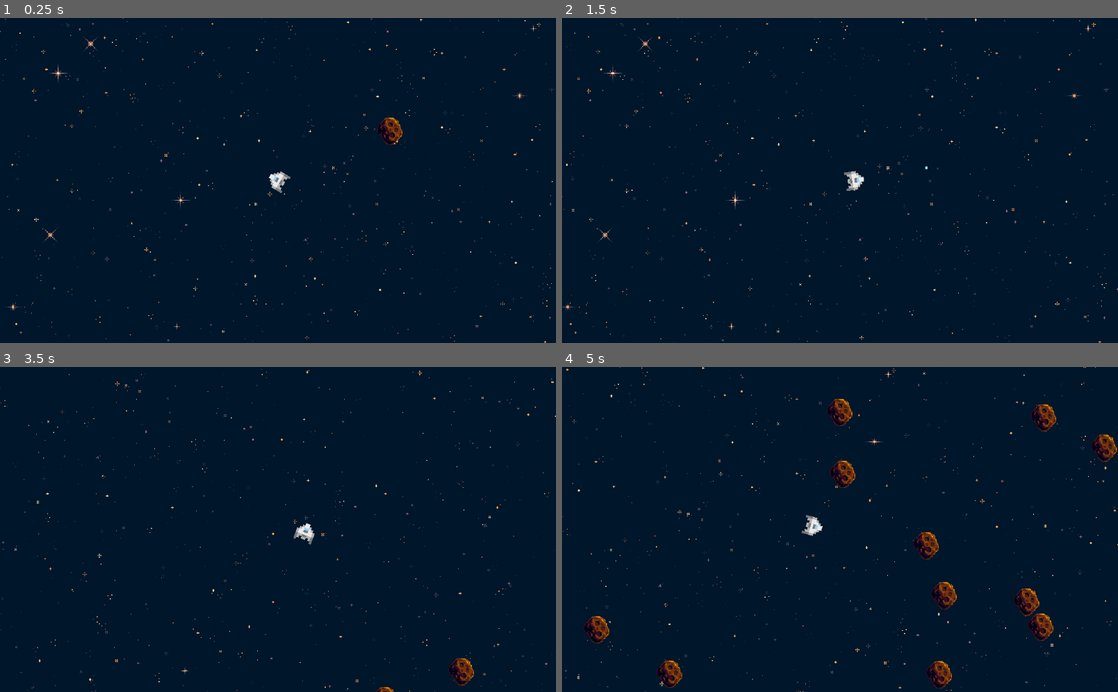
Above: before the commit, frames 1-4 (two rows, left to right).
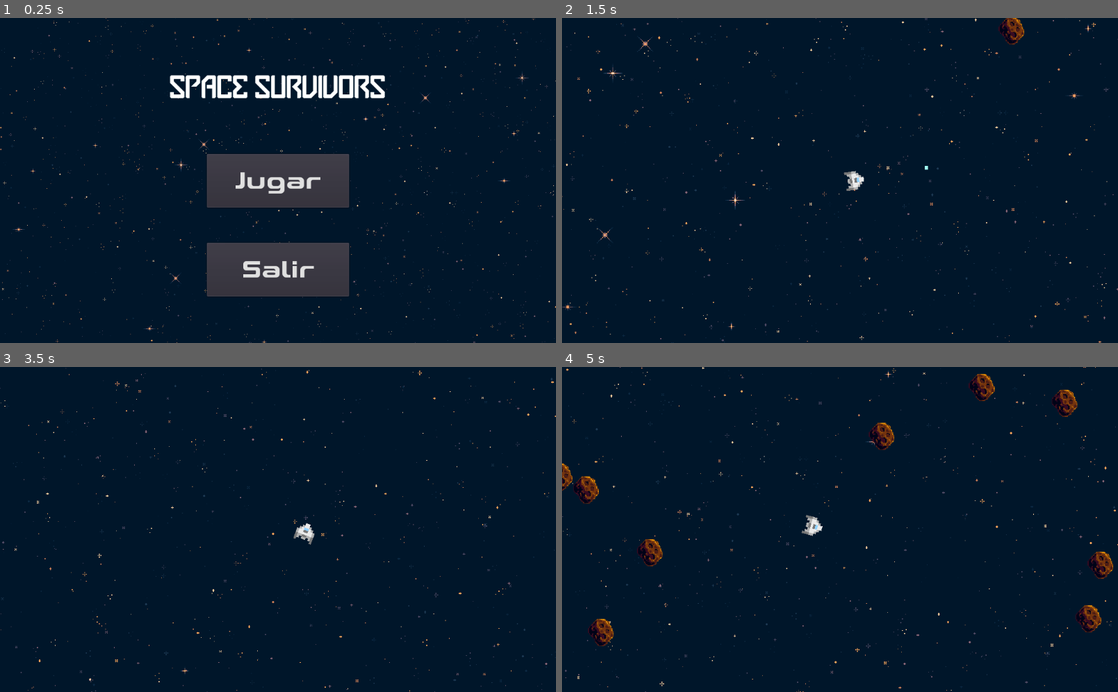
Above: after the commit, the same moments.

Repository: Bxck08/Godot_game_space
Game: Godot game, scene res://Scene/Menu.tscn
The game is run twice, just before and just after one commit, with the same random seed, the same clock (stepped at 60 frames per second) and the same inputs. Before the commit the project starts from res://Scene/Level.tscn.
Inputs (mouse positions are in pixels of both pictures, inside the frame that each line leads up to):
- Up to frame 1 (0.25 s): no input
- Up to frame 2 (1.5 s): click (840, 180) at 0.5 s, where only the run after the commit has a clickable "Jugar"; move the mouse to (962, 164) at 1.27 s; press the mouse at (962, 164) at 1.28 s; hold Right (ui_right) from 1.28 s (still down)
- Up to frame 3 (3.5 s): move the mouse to (166, 545) at 2.02 s; release Right (ui_right) at 2.03 s; release the mouse at (166, 545) at 2.03 s; hold Down (ui_down) 2.03-2.78 s; click (166, 545) at 2.1 s; move the mouse to (333, 458) at 2.77 s; press the mouse at (333, 458) at 2.78 s; hold Right (ui_right) from 2.78 s (still down)
- Up to frame 4 (5 s): move the mouse to (812, 594) at 3.52 s; release Right (ui_right) at 3.53 s; release the mouse at (812, 594) at 3.53 s; hold Up (ui_up) 3.53-4.28 s; click (812, 594) at 3.6 s; move the mouse to (1006, 578) at 4.27 s; press the mouse at (1006, 578) at 4.28 s; hold Left (ui_left) from 4.28 s (still down)

The runs differ from the first frame. In frame 1, 12% of the frame differs, in the area x 0-100%, y 0-100%; in frame 2, 0.2%; in frame 3, 0.3%; in frame 4, 4.1%.

Commit message:
Creación de un menú y corrección crash por perder la partida

Diff:
--- a/Scene/Asteroid.tscn
+++ b/Scene/Asteroid.tscn
@@ -20,10 +20,6 @@
 position = Vector2( 0, -0.5 )
 scale = Vector2( 1, 1.05 )
 
-[node name="Timer" type="Timer" parent="."]
-wait_time = 10.0
-
 [connection signal="area_entered" from="." to="." method="_on_Asteroid_area_entered"]
 [connection signal="body_entered" from="." to="." method="_on_Asteroid_body_entered"]
 [connection signal="screen_exited" from="VisibilityNotifier2D" to="." method="_on_VisibilityNotifier2D_screen_exited"]
-[connection signal="timeout" from="Timer" to="." method="_on_Timer_timeout"]
--- /dev/null
+++ b/Scene/Menu.tscn
@@ -0,0 +1,86 @@
+[gd_scene load_steps=9 format=2]
+
+[ext_resource path="res://Fonts/A-Space Bold Demo.otf" type="DynamicFontData" id=1]
+[ext_resource path="res://Scripts/Menu.gd" type="Script" id=2]
+[ext_resource path="res://Fonts/Space Crow.otf" type="DynamicFontData" id=3]
+[ext_resource path="res://Assets/Space/Space Background.png" type="Texture" id=4]
+
+[sub_resource type="DynamicFont" id=1]
+size = 44
+font_data = ExtResource( 1 )
+
+[sub_resource type="Theme" id=2]
+default_font = SubResource( 1 )
+
+[sub_resource type="DynamicFont" id=3]
+size = 62
+font_data = ExtResource( 3 )
+
+[sub_resource type="Theme" id=4]
+default_font = SubResource( 3 )
+
+[node name="Menu" type="Node2D"]
+script = ExtResource( 2 )
+
+[node name="CanvasLayer" type="CanvasLayer" parent="."]
+
+[node name="Panel" type="Panel" parent="CanvasLayer"]
+anchor_right = 1.0
+anchor_bottom = 1.0
+
+[node name="TextureRect" type="TextureRect" parent="CanvasLayer/Panel"]
+margin_right = 1920.0
+margin_bottom = 1920.0
+texture = ExtResource( 4 )
+stretch_mode = 1
+
+[node name="Play" type="Button" parent="CanvasLayer/Panel"]
+anchor_left = 0.5
+anchor_top = 0.5
+anchor_right = 0.5
+anchor_bottom = 0.5
+margin_left = -131.0
+margin_top = -49.5
+margin_right = 131.0
+margin_bottom = 49.5
+theme = SubResource( 2 )
+text = "Jugar"
+
+[node name="Quit" type="Button" parent="CanvasLayer/Panel"]
+anchor_left = 0.5
+anchor_top = 0.5
+anchor_right = 0.5
+anchor_bottom = 0.5
+margin_left = -131.0
+margin_top = 114.5
+margin_right = 131.0
+margin_bottom = 213.5
+theme = SubResource( 2 )
+text = "Salir"
+
+[node name="Control" type="Control" parent="CanvasLayer"]
+anchor_left = 0.5
+anchor_top = 0.5
+anchor_right = 0.5
+anchor_bottom = 0.5
+margin_left = -20.0
+margin_top = -187.0
+margin_right = 20.0
+margin_bottom = -147.0
+
+[node name="Label" type="Label" parent="CanvasLayer/Control"]
+anchor_left = 0.5
+anchor_top = 0.5
+anchor_right = 0.5
+anchor_bottom = 0.5
+margin_left = -226.5
+margin_top = -58.0
+margin_right = 226.5
+margin_bottom = 58.0
+theme = SubResource( 4 )
+text = "Space Survivors"
+align = 1
+valign = 1
+
+[connection signal="button_down" from="CanvasLayer/Panel/Play" to="." method="_on_Play_button_down"]
+[connection signal="button_down" from="CanvasLayer/Panel/Quit" to="." method="_on_Quit_button_down"]
--- a/Scene/Shoot.tscn
+++ b/Scene/Shoot.tscn
@@ -7,6 +7,7 @@
 extents = Vector2( 2, 2 )
 
 [node name="Shoot" type="Area2D" groups=["Shoot"]]
+scale = Vector2( 1.5, 1.5 )
 script = ExtResource( 2 )
 
 [node name="Sprite" type="Sprite" parent="."]
@@ -16,7 +17,6 @@
 region_rect = Rect2( 4, 4, 1, 1 )
 
 [node name="CollisionShape2D" type="CollisionShape2D" parent="."]
-scale = Vector2( 1, 1 )
 shape = SubResource( 1 )
 
 [node name="VisibilityNotifier2D" type="VisibilityNotifier2D" parent="."]
--- a/Scripts/Asteroid.gd
+++ b/Scripts/Asteroid.gd
@@ -15,7 +15,6 @@
 	position += velocity * speed * delta
 
 func _on_VisibilityNotifier2D_screen_exited():
-	$Timer.start()
 	queue_free()
 
 
@@ -27,7 +26,5 @@
 
 func _on_Asteroid_body_entered(body):
 	if body.is_in_group("Player"):
+		body.handle_collision_with_asteroid()
 		queue_free()
-		body.hp -= 1
-		if  body.hp == 0:
-			body.queue_free()
--- a/Scripts/EnemySpawner.gd
+++ b/Scripts/EnemySpawner.gd
@@ -32,10 +32,9 @@
 				i.spawn_delay_counter += 1
 			else:
 				i.spawn_delay_counter = 0
-				var new_enemy = i.get_enemy()
+				var new_enemy_scene = i.get_enemy()
 				var counter = 0
 				while counter < i.enemy_num:
-					var new_enemy_scene = i.get_enemy()
 					var new_enemy_instance = new_enemy_scene.instance()
 					new_enemy_instance.global_position = get_random_position()
 					add_child(new_enemy_instance)
--- /dev/null
+++ b/Scripts/Menu.gd
@@ -0,0 +1,10 @@
+extends Node2D
+
+
+func _on_Play_button_down():
+	get_tree().change_scene("res://Scene/Level.tscn")
+
+
+
+func _on_Quit_button_down():
+	get_tree().quit()
--- a/Scripts/Player.gd
+++ b/Scripts/Player.gd
@@ -52,6 +52,11 @@
 	$Timer.set_wait_time(time_bullet)
 	$Timer.start()
 
+func handle_collision_with_asteroid():
+	hp -= 1
+	if hp == 0:
+		get_tree().change_scene("res://Scene/Menu.tscn")
+		queue_free()
 
 func _on_Timer_timeout():
 	can_shoot = true
--- a/project.godot
+++ b/project.godot
@@ -21,7 +21,7 @@
 [application]
 
 config/name="Proyecto"
-run/main_scene="res://Scene/Level.tscn"
+run/main_scene="res://Scene/Menu.tscn"
 config/icon="res://icon.png"
 
 [display]
Binary file added: Fonts/A-Space Bold Demo.otf
Binary file added: Fonts/Space Crow.otf
